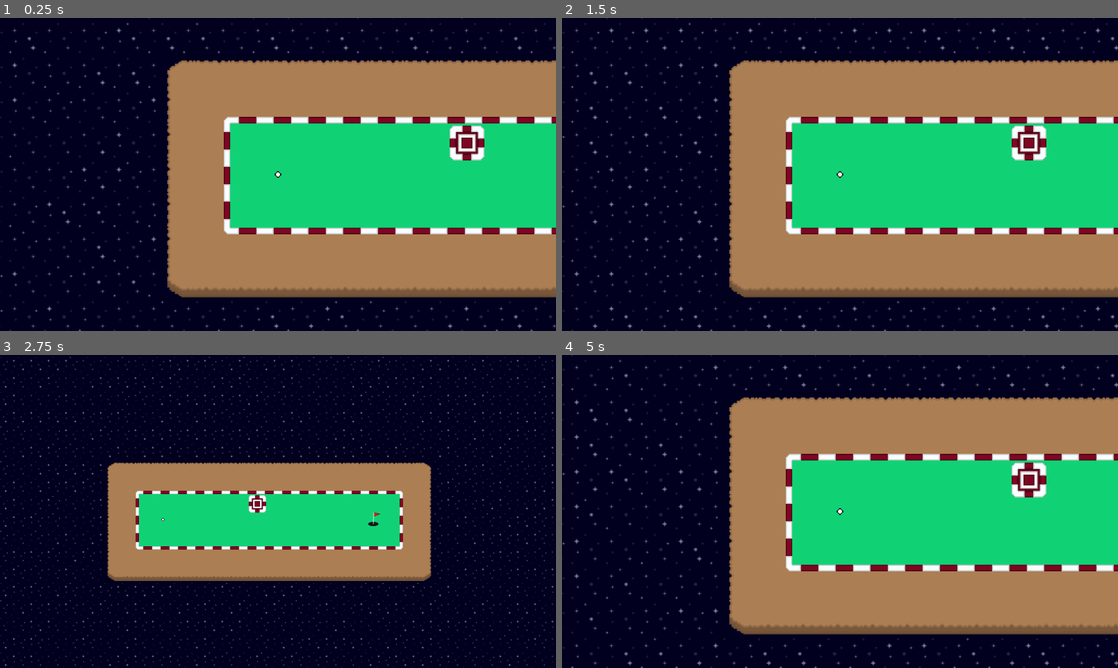
Above: before the commit, frames 1-4 (two rows, left to right).
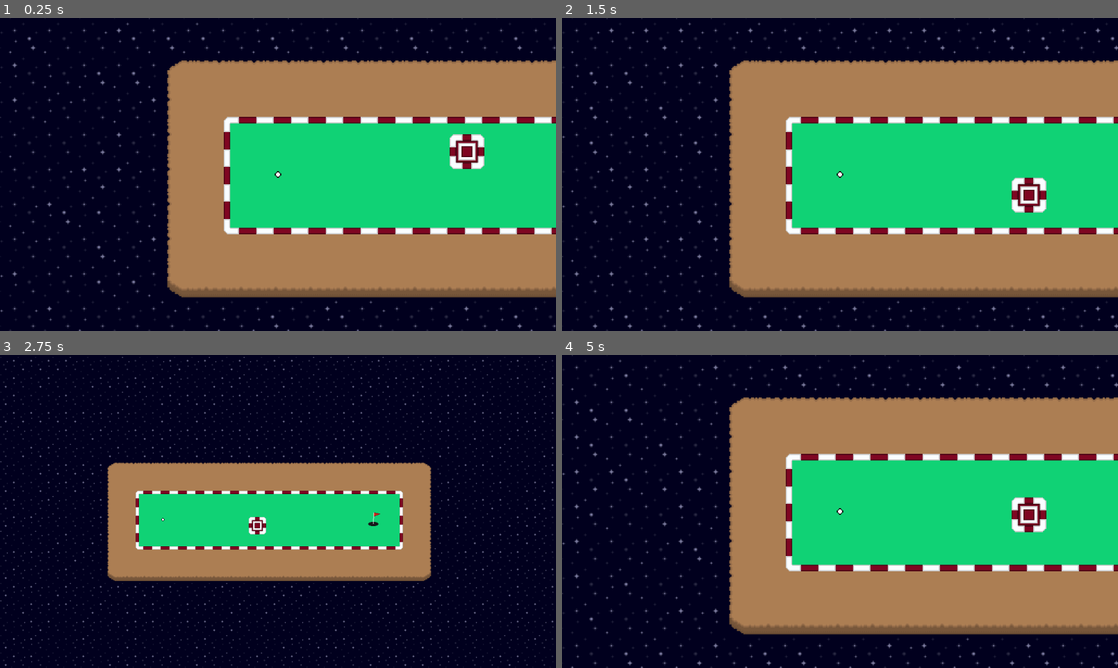
Above: after the commit, the same moments.

Repository: SleepingColossus/rustys-mini-golf
Game: Godot game, scene res://Maps/Map3.tscn
Two runs of this game, one before a commit and one after it. Both use one fixed random seed, a clock stepped at 60 frames per second and the inputs below. The project has no main scene, so this scene is started directly.
Inputs (mouse positions are in pixels of both pictures, inside the frame that each line leads up to):
- Up to frame 1 (0.25 s): no input
- Up to frame 2 (1.5 s): move the mouse to (962, 158) at 0.52 s; tap Z (toggle_zoom) at 0.6, 1.35 s; click (962, 158) at 0.67 s; move the mouse to (728, 190) at 1.27 s; click (728, 190) at 1.42 s
- Up to frame 3 (2.75 s): move the mouse to (333, 442) at 2.02 s; tap Z (toggle_zoom) at 2.1 s; click (333, 442) at 2.17 s
- Up to frame 4 (5 s): move the mouse to (812, 574) at 2.77 s; tap Z (toggle_zoom) at 2.85, 3.6, 4.35 s; click (812, 574) at 2.92 s; move the mouse to (1006, 558) at 3.52 s; click (1006, 558) at 3.67 s; move the mouse to (673, 464) at 4.27 s; click (673, 464) at 4.42 s

The runs differ from the first frame. In frame 1, 0.7% of the frame differs, in the area x 80-88%, y 34-49%; in frame 2, 1.4%, in the area x 80-88%, y 34-63%; in frame 3, 0.3%; in frame 4, 1.4%.

Commit message:
Make MovingBlock move it move it

Diff:
--- a/Src/GameObjects/Obstacles/MovingBlock.tscn
+++ b/Src/GameObjects/Obstacles/MovingBlock.tscn
@@ -1,9 +1,47 @@
-[gd_scene load_steps=3 format=3 uid="uid://bv06devvj6xfc"]
+[gd_scene load_steps=6 format=3 uid="uid://bv06devvj6xfc"]
 
 [ext_resource type="Texture2D" uid="uid://cctvhec2bvlcr" path="res://GameObjects/Obstacles/MovingBlock.png" id="1_bkjmt"]
 
 [sub_resource type="RectangleShape2D" id="RectangleShape2D_nejop"]
 size = Vector2(30, 30)
+
+[sub_resource type="Animation" id="Animation_ex64a"]
+resource_name = "MoveVertical"
+length = 4.0
+loop_mode = 1
+tracks/0/type = "value"
+tracks/0/imported = false
+tracks/0/enabled = true
+tracks/0/path = NodePath("Sprite2D:position")
+tracks/0/interp = 1
+tracks/0/loop_wrap = true
+tracks/0/keys = {
+"times": PackedFloat32Array(0, 2, 4),
+"transitions": PackedFloat32Array(1, 1, 1),
+"update": 0,
+"values": [Vector2(0, 0), Vector2(0, 64), Vector2(0, 0)]
+}
+
+[sub_resource type="Animation" id="Animation_s2b4p"]
+length = 0.001
+tracks/0/type = "value"
+tracks/0/imported = false
+tracks/0/enabled = true
+tracks/0/path = NodePath("Sprite2D:position")
+tracks/0/interp = 1
+tracks/0/loop_wrap = true
+tracks/0/keys = {
+"times": PackedFloat32Array(0),
+"transitions": PackedFloat32Array(1),
+"update": 0,
+"values": [Vector2(0, 0)]
+}
+
+[sub_resource type="AnimationLibrary" id="AnimationLibrary_7qmfn"]
+_data = {
+"MoveVertical": SubResource("Animation_ex64a"),
+"RESET": SubResource("Animation_s2b4p")
+}
 
 [node name="MovingBlock" type="StaticBody2D"]
 
@@ -13,3 +51,9 @@
 
 [node name="CollisionShape2D" type="CollisionShape2D" parent="."]
 shape = SubResource("RectangleShape2D_nejop")
+
+[node name="AnimationPlayer" type="AnimationPlayer" parent="."]
+autoplay = "MoveVertical"
+libraries = {
+"": SubResource("AnimationLibrary_7qmfn")
+}
--- a/Src/Maps/Map3.tscn
+++ b/Src/Maps/Map3.tscn
@@ -59,3 +59,4 @@
 
 [node name="MovingBlock" parent="." instance=ExtResource("6_e30vi")]
 position = Vector2(474, 274)
+disable_mode = 1
